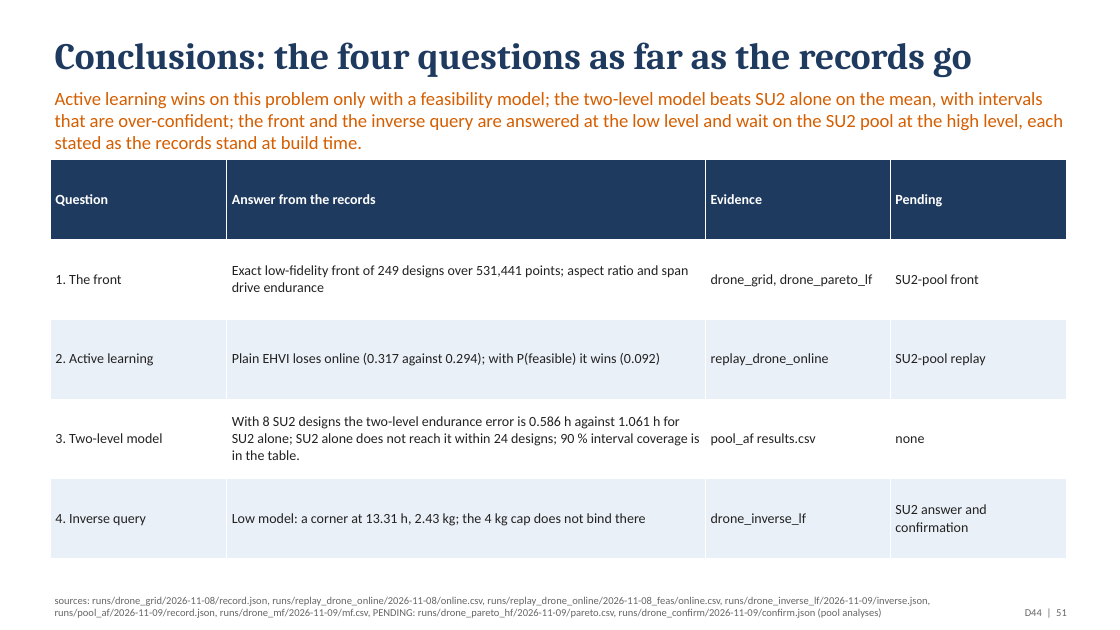
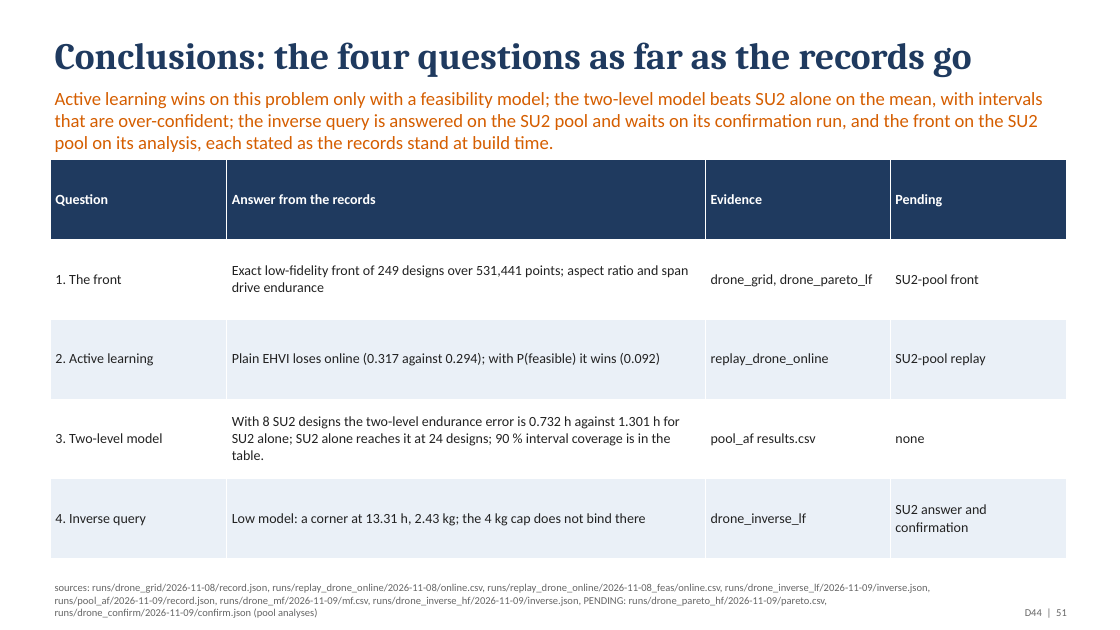
Before and after one commit to emarinhoss/ai-engineering, a slide deck: slide 51 of docs/talk/deck_drone.pptx. Drawn at 1120x630 pixels with LibreOffice and Linux fonts; fonts in the diff are those of the drawing. Boxes give left, top, right and bottom in pixels: in the first picture for what was removed or moved away, otherwise in the second. Text is boxed around its words. In the diff, an @@ line names an element or a change of style, - is before the commit and + after.

```diff
--- a/docs/talk/deck_drone.pptx
+++ b/docs/talk/deck_drone.pptx
@@ text at (55, 92, 1042, 152): text changed @@
-Active learning wins on this problem only with a feasibility model; the two-level model beats SU2 alone on the mean, with intervals that are over-confident; the front and the inverse query are answered at the low level and wait on the SU2 pool at the high level, each stated as the records stand at build time.
+Active learning wins on this problem only with a feasibility model; the two-level model beats SU2 alone on the mean, with intervals that are over-confident; the inverse query is answered on the SU2 pool and waits on its confirmation run, and the front on the SU2 pool on its analysis, each stated as the records stand at build time.
@@ table at (50, 160, 1067, 559) @@
-row 4, column 2: With 8 SU2 designs the two-level endurance error is 0.586 h against 1.061 h for SU2 alone; SU2 alone does not reach it within 24 designs; 90 % interval coverage is in the table.
+row 4, column 2: With 8 SU2 designs the two-level endurance error is 0.732 h against 1.301 h for SU2 alone; SU2 alone reaches it at 24 designs; 90 % interval coverage is in the table.
@@ text at (55, 583, 930, 618): text changed @@
-sources: runs/drone_grid/2026-11-08/record.json, runs/replay_drone_online/2026-11-08/online.csv, runs/replay_drone_online/2026-11-08_feas/online.csv, runs/drone_inverse_lf/2026-11-09/inverse.json, runs/pool_af/2026-11-09/record.json, runs/drone_mf/2026-11-09/mf.csv, PENDING: runs/drone_pareto_hf/2026-11-09/pareto.csv, runs/drone_confirm/2026-11-09/confirm.json (pool analyses)
+sources: runs/drone_grid/2026-11-08/record.json, runs/replay_drone_online/2026-11-08/online.csv, runs/replay_drone_online/2026-11-08_feas/online.csv, runs/drone_inverse_lf/2026-11-09/inverse.json, runs/pool_af/2026-11-09/record.json, runs/drone_mf/2026-11-09/mf.csv, runs/drone_inverse_hf/2026-11-09/inverse.json, PENDING: runs/drone_pareto_hf/2026-11-09/pareto.csv, runs/drone_confirm/2026-11-09/confirm.json (pool analyses)
```
Also in this commit, not shown: 4 other slides changed, 3 other files.
